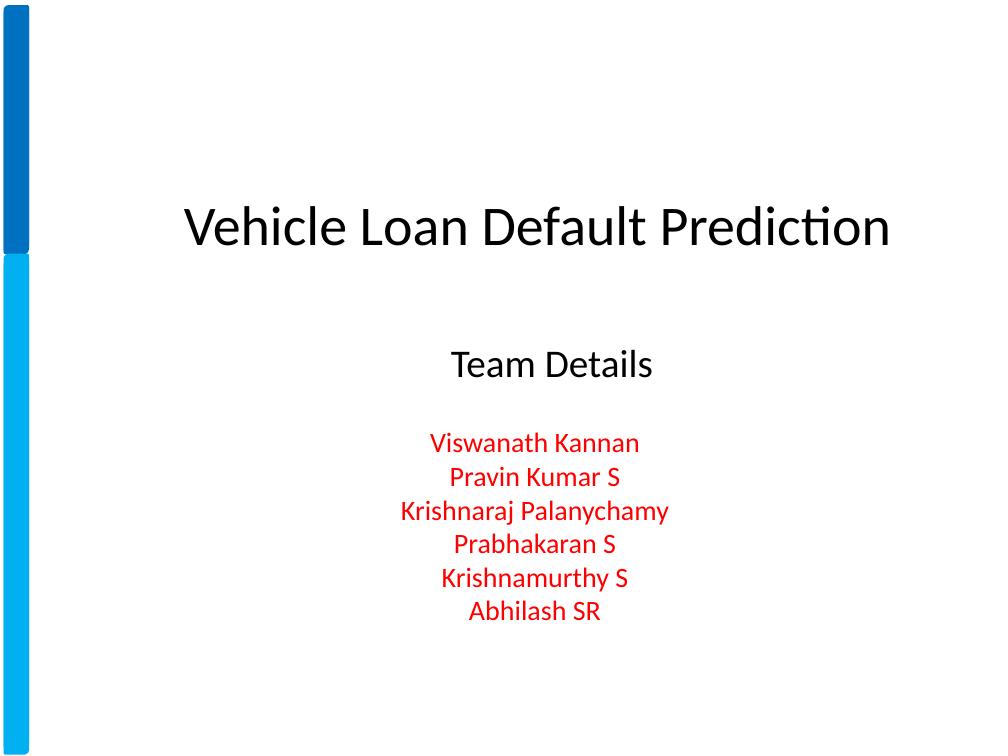
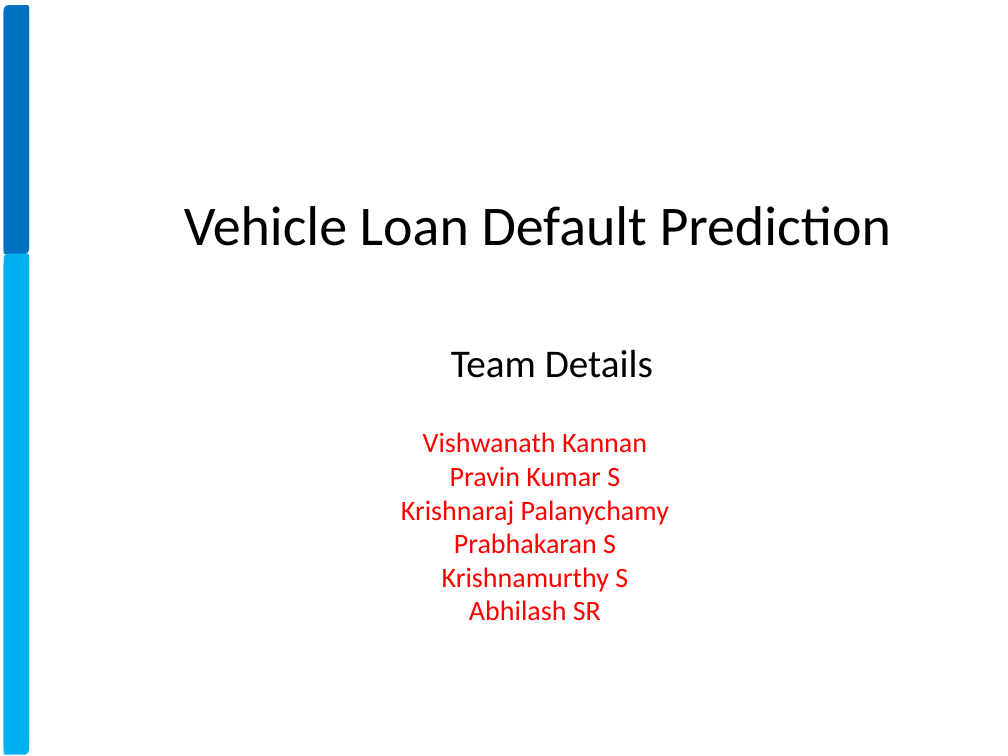
Before and after one commit to xavierigneous/Vehicle-Loan-Default-Prediction, a slide deck: slide 1 of Pravin Kumar/Vehicle Loan Default Prediction.pptx. Drawn at 1008x756 pixels with LibreOffice and Linux fonts; fonts in the diff are those of the drawing; background and template pictures are left out. Boxes give left, top, right and bottom in pixels: in the first picture for what was removed or moved away, otherwise in the second. Text is boxed around its words. In the diff, an @@ line names an element or a change of style, - is before the commit and + after.

```diff
--- a/Pravin Kumar/Vehicle Loan Default Prediction.pptx
+++ b/Pravin Kumar/Vehicle Loan Default Prediction.pptx
@@ text at [423,432,647,453]: text changed @@
-Viswanath Kannan
+Vishwanath Kannan
```
Also in this commit, not shown: 1 other slide changed.
